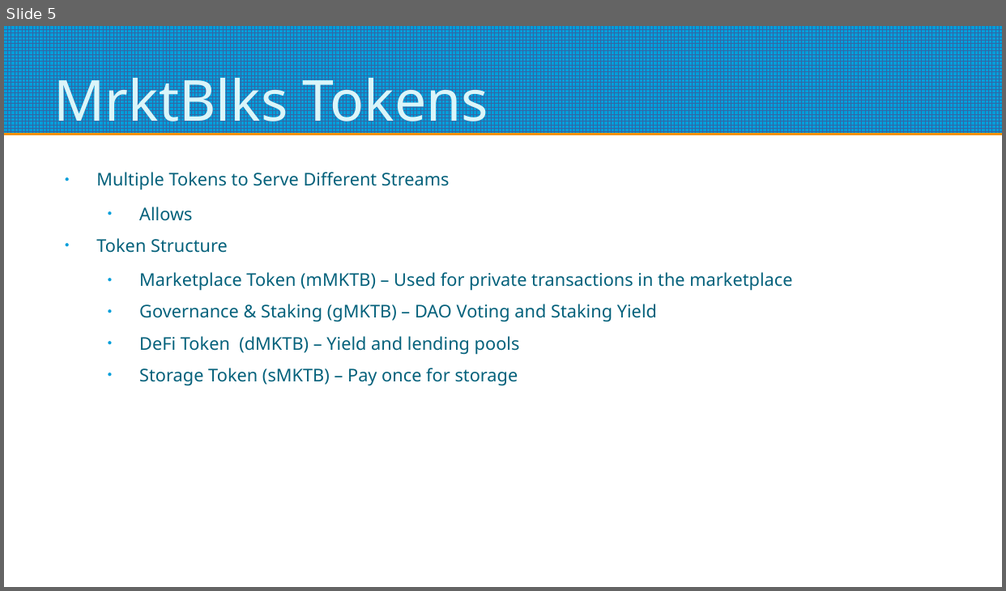
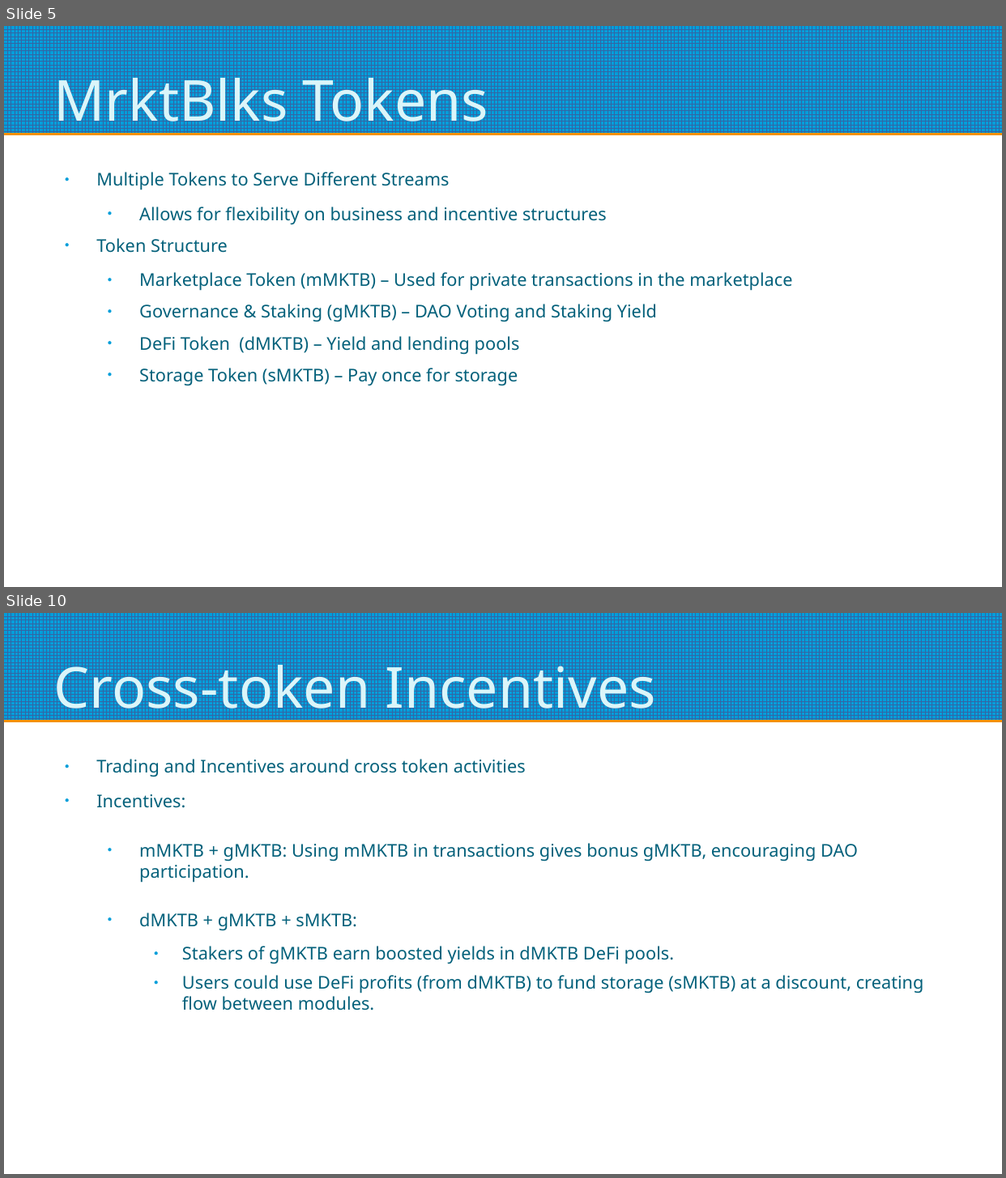
Before and after one commit to alaktrak/coinnect, a slide deck: presentation/Mrktblcks-Token-Presentation.pptx. Shown one above the other, each under a label of ours: slide 5 before the commit, slides 5 and 10 after it; the slides between them are not shown. The pictures are 1006x591 and 1006x1178 pixels, drawn with LibreOffice and Linux fonts; fonts in the diff are those of the drawing. Boxes give left, top, right and bottom in pixels: in the first picture for what was removed or moved away, otherwise in the second. Text is boxed around its words. In the diff, an @@ line names an element or a change of style, - is before the commit and + after.

```diff
--- a/presentation/Mrktblcks-Token-Presentation.pptx
+++ b/presentation/Mrktblcks-Token-Presentation.pptx
@@ slide 10 added at <box>4,613,1002,1174</box>, background #FFFFFF; not listed: 1 template element that a slide beside it also shows @@
@@ title added at <box>54,655,656,722</box>, 45 pt, text #DBF5F9 @@
+Cross-token Incentives
@@ text added at <box>96,759,924,1011</box>, 14 pt, text #04617B @@
+● Trading and Incentives around cross token activities
+● Incentives:
+  ● mMKTB + gMKTB: Using mMKTB in transactions gives bonus gMKTB, encouraging DAO participation.
+  ● dMKTB + gMKTB + sMKTB:
+    ● Stakers of gMKTB earn boosted yields in dMKTB DeFi pools.
+    ● Users could use DeFi profits (from dMKTB) to fund storage (sMKTB) at a discount, creating flow between modules.
@@ slide 5 changed as well @@
@@ text at <box>139,207,607,225</box>: text changed @@
-  ● Allows
+  ● Allows for flexibility on business and incentive structures
```
Also in this commit, not shown: 4 other slides changed, 4 other slides added, 6 other files.
